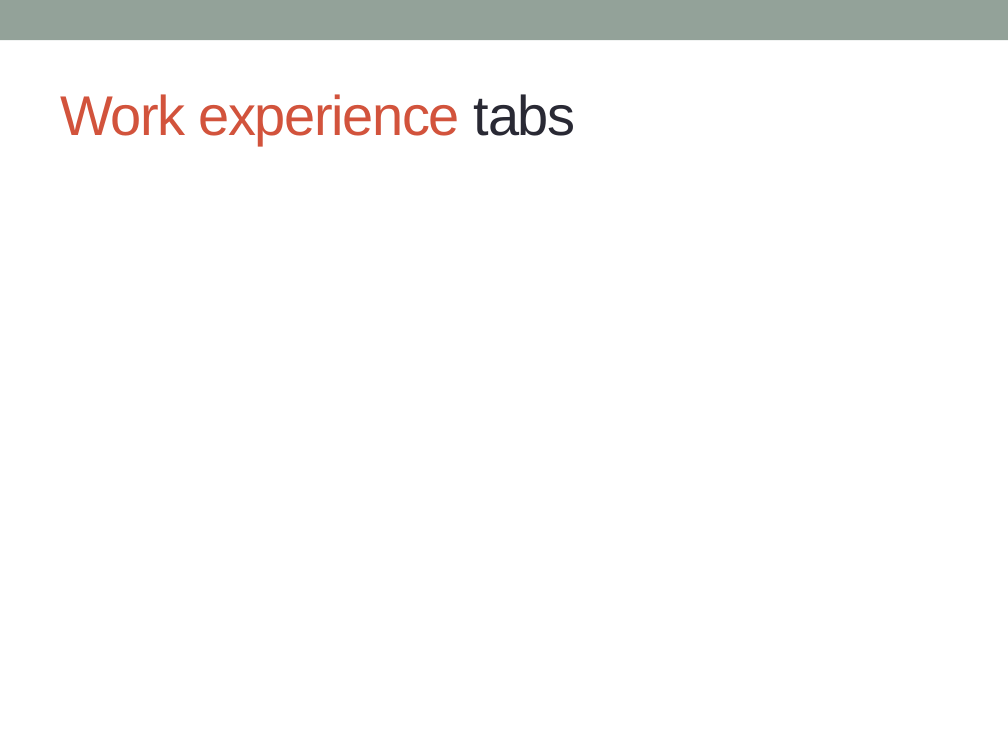
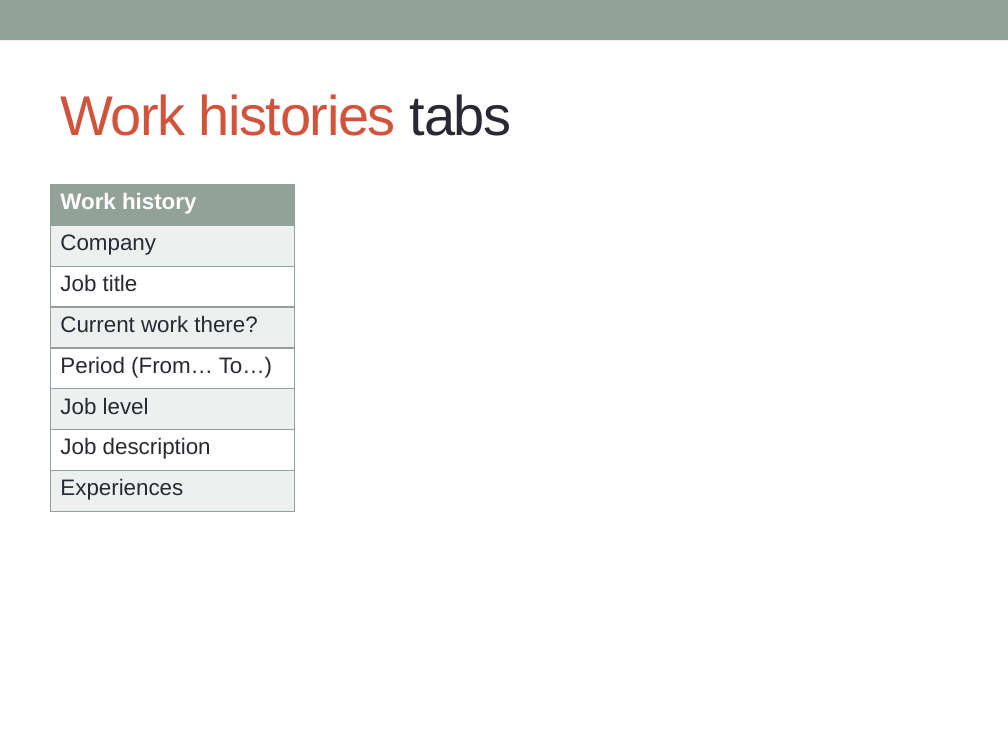
Before and after one commit to khanhduy94/jobzoom, a slide deck: slide 7 of Documents/Requirements/Job seeker Profiles Analysis.pptx. Drawn at 1008x756 pixels with LibreOffice and Linux fonts; fonts in the diff are those of the drawing. Boxes give left, top, right and bottom in pixels: in the first picture for what was removed or moved away, otherwise in the second. Text is boxed around its words. In the diff, an @@ line names an element or a change of style, - is before the commit and + after.

```diff
--- a/Documents/Requirements/Job seeker Profiles Analysis.pptx
+++ b/Documents/Requirements/Job seeker Profiles Analysis.pptx
@@ title at <box>60,94,512,136</box>: text changed @@
-Work experience tabs
+Work histories tabs
@@ table added at <box>50,184,294,511</box>, 8 rows, 1 columns @@
+Work history
+Company
+Job title
+Current work there?
+Period (From… To…)
+Job level
+Job description
+Experiences
```
Also in this commit, not shown: 5 other slides changed, 2 slides added, 2 slides removed, 3 other files.
